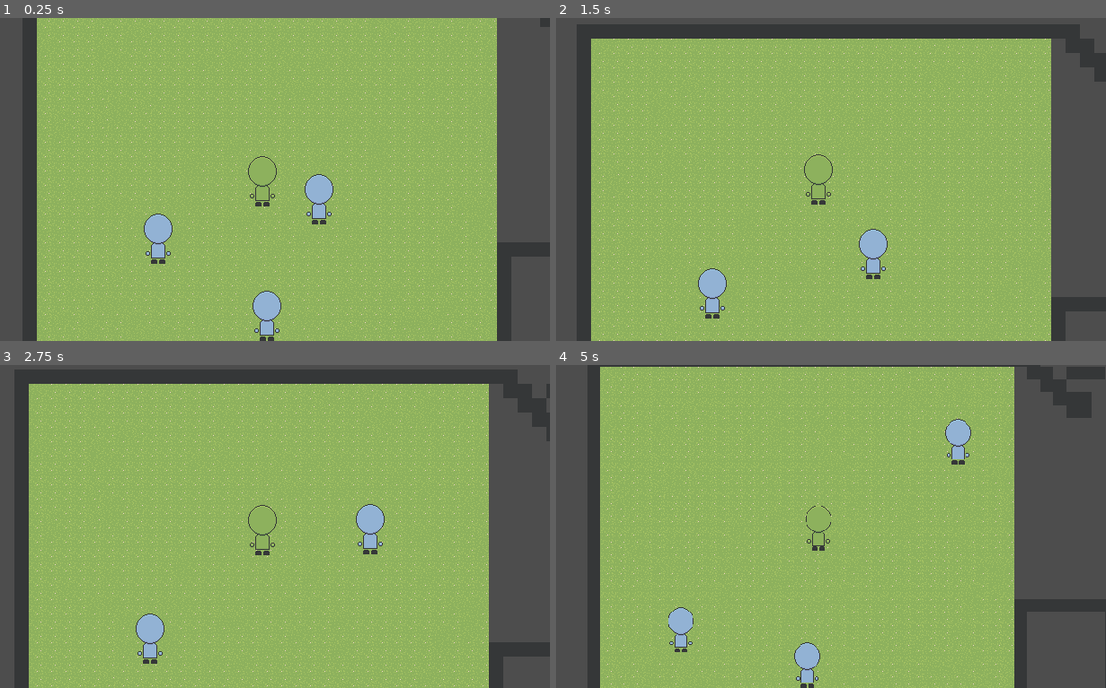
Above: before the commit, frames 1-4 (two rows, left to right).
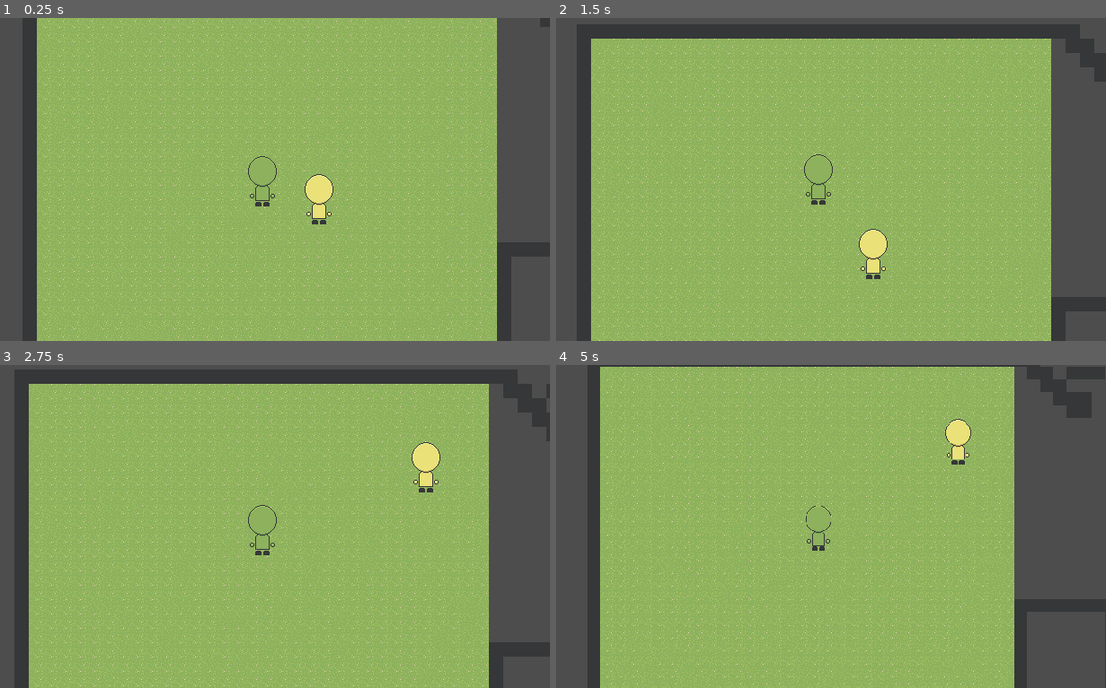
Above: after the commit, the same moments.

Repository: AugustoRemus/DetetiveGrafos
Game: Godot game, scene res://Scenes/DebugTeste/fase_debug.tscn
Two runs of this game, one before a commit and one after it. Both use one fixed random seed, a clock stepped at 60 frames per second and the inputs below.
Inputs (mouse positions are in pixels of both pictures, inside the frame that each line leads up to):
- Up to frame 1 (0.25 s): no input
- Up to frame 2 (1.5 s): tap Enter at 0.5 s; move the mouse to (946, 163) at 0.52 s; hold W (up) 0.53-1.28 s; tap D (R) at 0.6 s; move the mouse to (704, 195) at 1.27 s; hold S (down) from 1.28 s (still down); tap A (L) at 1.35 s
- Up to frame 3 (2.75 s): tap D (R) at 1.55, 2.3 s; move the mouse to (319, 455) at 2.02 s; release S (down) at 2.03 s; hold W (up) from 2.03 s (still down); right-click (319, 455) at 2.1 s
- Up to frame 4 (5 s): move the mouse to (787, 591) at 2.77 s; tap D (R) at 2.85, 3.6, 4.55 s; move the mouse to (990, 574) at 3.52 s; release W (up) at 3.53 s; hold S (down) from 3.53 s (still down); tap Z (Debug) at 4.15 s; move the mouse to (644, 478) at 4.27 s; tap A (L) at 4.35 s

The runs differ from the first frame. In frame 1, 1.5% of the frame differs, in the area x 26-61%, y 48-100%; in frame 2, 1.0%; in frame 3, 1.6%, in the area x 24-81%, y 23-93%; in frame 4, 1.2%.

Commit message:
Resource dos NPCs

Diff:
--- a/detetivegrafos/ResourcesNpcs/NPCsResource.gd
+++ b/detetivegrafos/ResourcesNpcs/NPCsResource.gd
@@ -3,3 +3,18 @@
 
 #aqui criamos as variantes de npcs
 #tem os campos no base_np_cs
+
+##sprite do npc
+@export var Rsprite: Texture2D
+
+##id do npc, talvez seja melhor criar no proprio npc character
+@export var Rid: int
+
+##Velociade que o npc anda
+@export var Rspeed: float
+
+##tempo min ate andar dnv
+@export var RtempoEsperaMin: float
+
+##tempo max ate andar dnv
+@export var RtempoEsperaMax: float
--- /dev/null
+++ b/detetivegrafos/ResourcesNpcs/teste/testeAmarelo.tres
@@ -0,0 +1,13 @@
+[gd_resource type="Resource" script_class="NPCs" load_steps=3 format=3 uid="uid://dhkt6xknhj750"]
+
+[ext_resource type="Texture2D" uid="uid://u4jbpgk8diog" path="res://Sprites/Placeholders/NPCAmarelo.png" id="1_q2dm3"]
+[ext_resource type="Script" uid="uid://b12qt62netlng" path="res://ResourcesNpcs/NPCsResource.gd" id="2_0bnas"]
+
+[resource]
+script = ExtResource("2_0bnas")
+Rsprite = ExtResource("1_q2dm3")
+Rid = 2
+Rspeed = 300.0
+RtempoEsperaMin = 0.0
+RtempoEsperaMax = 10.0
+metadata/_custom_type_script = "uid://b12qt62netlng"
--- a/detetivegrafos/Scenes/DebugTeste/fase_debug.tscn
+++ b/detetivegrafos/Scenes/DebugTeste/fase_debug.tscn
@@ -1,8 +1,9 @@
-[gd_scene load_steps=7 format=3 uid="uid://cbqdr3clwff2u"]
+[gd_scene load_steps=8 format=3 uid="uid://cbqdr3clwff2u"]
 
 [ext_resource type="Texture2D" uid="uid://8wi7rypkvgld" path="res://Sprites/Placeholders/tileSet.png" id="1_bskgw"]
 [ext_resource type="PackedScene" uid="uid://dkbcnmufbpy2f" path="res://Scenes/DebugTeste/protagonista.tscn" id="2_dhdj0"]
 [ext_resource type="PackedScene" uid="uid://p06c8bn2f2o4" path="res://Scenes/base_np_cs.tscn" id="3_ywf2r"]
+[ext_resource type="Resource" uid="uid://dhkt6xknhj750" path="res://ResourcesNpcs/teste/testeAmarelo.tres" id="4_k7s56"]
 
 [sub_resource type="TileSetAtlasSource" id="TileSetAtlasSource_dhdj0"]
 resource_name = "Grama1"
@@ -105,15 +106,8 @@
 
 [node name="BaseNPCs" parent="." node_paths=PackedStringArray("nodosDestino") instance=ExtResource("3_ywf2r")]
 position = Vector2(236, 174)
+resourceNPC = ExtResource("4_k7s56")
 nodosDestino = [NodePath("../ArrayPontos/0"), NodePath("../ArrayPontos/1")]
-
-[node name="BaseNPCs2" parent="." node_paths=PackedStringArray("nodosDestino") instance=ExtResource("3_ywf2r")]
-position = Vector2(57, 218)
-nodosDestino = [NodePath("../ArrayPontos/0"), NodePath("../ArrayPontos/1"), NodePath("../ArrayPontos/2"), NodePath("../ArrayPontos/4")]
-
-[node name="BaseNPCs3" parent="." node_paths=PackedStringArray("nodosDestino") instance=ExtResource("3_ywf2r")]
-position = Vector2(178, 304)
-nodosDestino = [NodePath("../ArrayPontos/1")]
 
 [node name="ArrayPontos" type="Node" parent="."]
 
--- a/detetivegrafos/Scenes/base_np_cs.tscn
+++ b/detetivegrafos/Scenes/base_np_cs.tscn
@@ -10,12 +10,13 @@
 [sub_resource type="RectangleShape2D" id="RectangleShape2D_ypi4a"]
 size = Vector2(13, 12)
 
-[node name="BaseNPCs" type="CharacterBody2D" node_paths=PackedStringArray("animacaoNode")]
+[node name="BaseNPCs" type="CharacterBody2D" node_paths=PackedStringArray("animacaoNode", "sprite")]
 script = ExtResource("1_cf2bg")
-animacaoNode = NodePath("animacao")
 speedNPC = 100.0
 tempoEsperaMin = 1.0
 tempoEsperaMax = 3.0
+animacaoNode = NodePath("animacao")
+sprite = NodePath("Sprite")
 
 [node name="Sprite" type="Sprite2D" parent="."]
 texture = ExtResource("1_udhxp")
--- a/detetivegrafos/Scripts/NPCs/base_np_cs.gd
+++ b/detetivegrafos/Scripts/NPCs/base_np_cs.gd
@@ -1,14 +1,26 @@
 extends CharacterBody2D
 
-@export var animacaoNode: Node
+##Resource que define oque o npc vai ter de starts
+@export var resourceNPC: NPCs
 
+##lista com os destinos possiveis do npcs para andar
+@export var nodosDestino: Array[Node2D]
+
+@export_group("Atriburos resource")
+
+##Vai ser definido pelo Resource
 @export var speedNPC: float
 
+##tempo min ate andar dnv, definido pelo resource
+@export var tempoEsperaMin: float
+##tempo max ate andar dnv, definido pelo resource
+@export var tempoEsperaMax: float
 
-@export var nodosDestino: Array[Node2D]
 
-@export var tempoEsperaMin: float
-@export var tempoEsperaMax: float
+
+@export_group("Nodos")
+@export var animacaoNode: Node
+@export var sprite: Sprite2D
 
 
 
@@ -18,6 +30,12 @@
 
 func _ready() -> void:
 
+	#essa parte seta o boneco base com os atributos do resource
+	speedNPC = resourceNPC.Rspeed
+	tempoEsperaMin = resourceNPC.RtempoEsperaMin
+	tempoEsperaMax = resourceNPC.RtempoEsperaMax
+	sprite.texture = resourceNPC.Rsprite
+
 	pass
 
 func _physics_process(delta: float) -> void:
